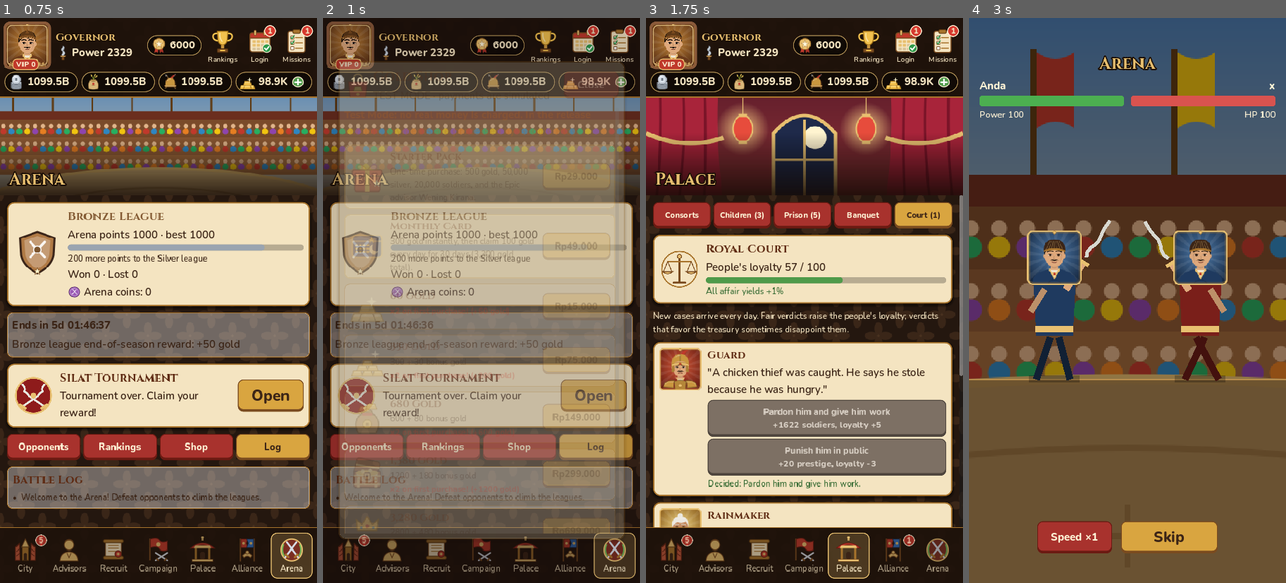
Above: before the commit, frames 1-4 (left to right).
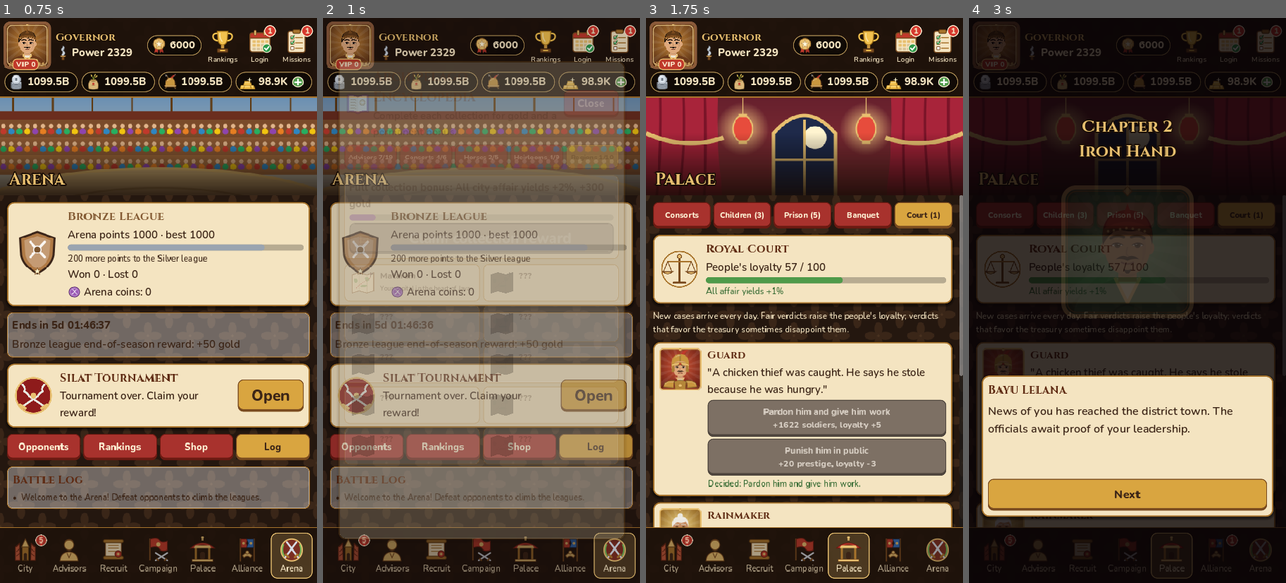
Above: after the commit, the same moments.

Repository: microaltech/tlg
Game: Godot game, scene res://tools/i18n_check.tscn
Two runs of this game, one before a commit and one after it. Both use one fixed random seed, a clock stepped at 60 frames per second and the inputs below. This scene is started directly instead of the project's main scene.
Inputs (mouse positions are in pixels of both pictures, inside the frame that each line leads up to):
- Up to frame 1 (0.75 s): click "Ready, let's go to war!" at 0.5 s
- Up to frame 2 (1 s): no input
- Up to frame 3 (1.75 s): click (867, 571) at 1.25 s, where only the run before the commit has a clickable "Restart"
- Up to frame 4 (3 s): click (997, 46) at 2.02 s; click (1190, 46) at 2.77 s

Frame 1 is identical in both runs. In frame 2, 15% of the frame differs, in the area x 6-94%, y 9-92%; in frame 3, less than 0.1%; in frame 4, 97%, in the area x 0-100%, y 0-100%.

Commit message:
Tambah Ensiklopedia Nusantara
Album koleksi penasihat, selir, kuda, pusaka, dan wilayah dengan cerita
singkat tiap entri. Melengkapi satu koleksi memberi emas dan bonus
permanen. Pusaka yang pernah dimiliki tetap tercatat walau dilebur.

Co-Authored-By: Claude Opus 5.5 <noreply@anthropic.com>
Claude-Session: https://claude.ai/code/session_015LtRdrVC8mEHi9d4fpU264

Diff:
--- /dev/null
+++ b/assets/icons/codex.svg
@@ -0,0 +1 @@
+<svg xmlns="http://www.w3.org/2000/svg" width="144" height="144" viewBox="0 0 96 96"><defs></defs><path d="M48 22 Q30 12 10 16 L10 78 Q30 74 48 84 Q66 74 86 78 L86 16 Q66 12 48 22 Z" fill="#6c3483" stroke="#3a1a4a" stroke-width="3" stroke-linejoin="round"/><path d="M48 26 Q32 18 16 21 L16 72 Q32 70 48 78 Z" fill="#f4e4c1"/><path d="M48 26 Q64 18 80 21 L80 72 Q64 70 48 78 Z" fill="#fff6e0"/><path d="M22 34 Q34 31 42 36" stroke="#a8742c" stroke-width="2" fill="none"/><path d="M22 44 Q34 41 42 46" stroke="#a8742c" stroke-width="2" fill="none"/><path d="M22 54 Q34 51 42 56" stroke="#a8742c" stroke-width="2" fill="none"/><path d="M22 64 Q34 61 42 66" stroke="#a8742c" stroke-width="2" fill="none"/><circle cx="64" cy="44" r="10" fill="#e8c070" stroke="#a8742c" stroke-width="2"/><path d="M64 36 L66 42 L72 44 L66 46 L64 52 L62 46 L56 44 L62 42 Z" fill="#fff6d8"/></svg>
--- a/scripts/core/game_data.gd
+++ b/scripts/core/game_data.gd
@@ -1233,6 +1233,26 @@
 }
 
 
+## Ensiklopedia Nusantara: kategori koleksi. Melengkapi satu kategori membuka hadiah
+## emas dan bonus permanen ("effect" seperti skill, ikut batas SKILL_CAP).
+const CODEX := [
+	{"id": "counselors", "name": "Penasihat", "icon": "tab_counselor", "effect": "yield_all", "value": 0.03, "gold": 300},
+	{"id": "beauties", "name": "Selir", "icon": "heart", "effect": "visit", "value": 0.05, "gold": 200},
+	{"id": "horses", "name": "Kuda", "icon": "stable", "effect": "combat", "value": 0.03, "gold": 200},
+	{"id": "equipment", "name": "Pusaka", "icon": "eq_weapon", "effect": "prestige", "value": 0.03, "gold": 300},
+	{"id": "regions", "name": "Wilayah", "icon": "map", "effect": "yield_all", "value": 0.02, "gold": 300},
+]
+## Cerita singkat selir untuk ensiklopedia.
+const BEAUTY_LORE := {
+	"melati": "Gadis desa berhati lembut yang pertama kali menyambut Tuan.",
+	"kenanga": "Putri saudagar kain, pandai menenun songket.",
+	"anggrek": "Penyanyi tembang dari pesisir utara yang suaranya merdu.",
+	"cempaka": "Putri bangsawan yang gemar membaca kitab sastra.",
+	"kemuning": "Peracik jamu istana yang menguasai ratusan resep.",
+	"kantil": "Penari topeng misterius dari tanah seberang.",
+}
+
+
 ## Festival musiman bertema hari besar Indonesia. Tanggal tetap memakai "start"/"end"
 ## [bulan, tanggal] tiap tahun (boleh melewati tahun baru); hari raya yang mengikuti
 ## kalender Hijriah memakai "dates" per tahun: [[bln, tgl mulai], [bln, tgl akhir]].
--- a/scripts/core/game_model.gd
+++ b/scripts/core/game_model.gd
@@ -131,6 +131,8 @@
 var court := {}
 ## Kisah pribadi penasihat: {id penasihat: jumlah bagian yang sudah dibaca (0..3)}.
 var tales := {}
+## Ensiklopedia: equip (id pusaka yang pernah dimiliki), claimed (kategori lengkap yang sudah diklaim).
+var codex := {}
 var rng := RandomNumberGenerator.new()
 
 
@@ -145,6 +147,7 @@
 	territory = {"owned": ["mataram"], "collect_t": now}
 	court = {"day": -1, "cases": [], "done": {}, "loyalty": 50}
 	tales = {}
+	codex = {"equip": [], "claimed": []}
 	buildings = {"levels": {"istana": 1, "pasar": 0, "lumbung": 0, "barak": 0}, "job": {}}
 	cosmetics = {"owned": ["frame_kayu", "costume_lord"], "frame": "frame_kayu", "costume": "costume_lord"}
 	equipment = []
@@ -349,6 +352,9 @@
 	for id in tales:
 		if skill2_active(id) and Data.TALES[id]["skill2"]["effect"] == effect:
 			total += float(Data.TALES[id]["skill2"]["value"])
+	for cat in Data.CODEX:
+		if cat["effect"] == effect and codex.get("claimed", []).has(cat["id"]):
+			total += float(cat["value"])
 	return minf(total, Data.SKILL_CAP)
 
 
@@ -3008,6 +3014,8 @@
 	if Data.equip_def(id).is_empty() or equipment.size() >= Data.EQUIP_CAPACITY:
 		return {}
 	_equip_uid += 1
+	if not codex["equip"].has(id):
+		codex["equip"].append(id)
 	var eq := {"uid": _equip_uid, "id": id, "level": 1, "owner": ""}
 	equipment.append(eq)
 	changed.emit()
@@ -3467,6 +3475,64 @@
 	if counselor_id == "":
 		return _ok("%s kembali ke kandang." % Data.HORSES[id]["name"])
 	return _ok("%s kini menunggangi %s." % [Data.counselor_def(counselor_id)["name"], Data.HORSES[id]["name"]])
+
+
+# --- Ensiklopedia -------------------------------------------------------------------
+
+## Semua entri suatu kategori: [{id, name, icon/portrait, found}].
+func codex_entries(cat: String) -> Array:
+	var out := []
+	match cat:
+		"counselors":
+			for c in Data.COUNSELORS:
+				out.append({"id": c["id"], "name": c["name"], "portrait": c["id"], "found": counselors.has(c["id"])})
+		"beauties":
+			for b in Data.BEAUTIES:
+				out.append({"id": b["id"], "name": b["name"], "portrait": b["id"], "found": beauties.has(b["id"])})
+		"horses":
+			for id in Data.HORSE_ORDER:
+				out.append({"id": id, "name": Data.HORSES[id]["name"], "icon": "horse_" + id, "found": horses.has(id)})
+		"equipment":
+			for id in Data.EQUIPMENT:
+				var e: Dictionary = Data.EQUIPMENT[id]
+				out.append({"id": id, "name": e["name"], "icon": Data.EQUIP_SLOTS[e["slot"]]["icon"],
+					"found": codex["equip"].has(id)})
+		"regions":
+			for r in Data.REGIONS:
+				out.append({"id": r["id"], "name": r["name"], "icon": "map", "found": region_owned(r["id"])})
+	return out
+
+
+func codex_progress(cat: String) -> Array:
+	var entries := codex_entries(cat)
+	return [entries.filter(func(e): return e["found"]).size(), entries.size()]
+
+
+func codex_can_claim(cat: String) -> bool:
+	var p := codex_progress(cat)
+	return p[0] >= p[1] and not codex["claimed"].has(cat)
+
+
+func codex_claimable_count() -> int:
+	return Data.CODEX.filter(func(c): return codex_can_claim(c["id"])).size()
+
+
+func claim_codex(cat: String) -> Dictionary:
+	var def := {}
+	for c in Data.CODEX:
+		if c["id"] == cat:
+			def = c
+	if def.is_empty():
+		return _fail("Kategori tidak dikenal.")
+	if codex["claimed"].has(cat):
+		return _fail("Hadiah koleksi ini sudah diambil.")
+	if not codex_can_claim(cat):
+		return _fail("Koleksi %s belum lengkap." % def["name"])
+	codex["claimed"].append(cat)
+	gold += int(def["gold"])
+	_track("codex")
+	changed.emit()
+	return _ok("Koleksi %s lengkap! +%d emas dan bonus permanen." % [def["name"], def["gold"]])
 
 
 # --- Kisah pribadi penasihat --------------------------------------------------------
@@ -4474,6 +4540,7 @@
 		"territory": territory,
 		"court": court,
 		"tales": tales,
+		"codex": codex,
 		"cosmetics": cosmetics,
 	}
 
@@ -4527,6 +4594,17 @@
 			r["equip"] = str(src_r["equip"])
 		expeditions.append({"dest": str(e["dest"]), "counselor": str(e["counselor"]),
 			"end_t": float(e.get("end_t", now)), "reward": r})
+	var src_codex: Dictionary = d.get("codex", {})
+	for id in src_codex.get("equip", []):
+		if Data.EQUIPMENT.has(str(id)) and not codex["equip"].has(str(id)):
+			codex["equip"].append(str(id))
+	for e in d.get("equipment", []):
+		# Save lama: pusaka yang masih dimiliki tercatat di ensiklopedia.
+		if e is Dictionary and Data.EQUIPMENT.has(str(e.get("id", ""))) and not codex["equip"].has(str(e["id"])):
+			codex["equip"].append(str(e["id"]))
+	for c in src_codex.get("claimed", []):
+		if Data.CODEX.any(func(x): return x["id"] == str(c)) and not codex["claimed"].has(str(c)):
+			codex["claimed"].append(str(c))
 	var src_tales: Dictionary = d.get("tales", {})
 	for id in src_tales:
 		if Data.TALES.has(str(id)):
--- a/scripts/ui/main.gd
+++ b/scripts/ui/main.gd
@@ -115,6 +115,9 @@
 var _silat_overlay: Control
 var _map_overlay: Control
 var _tale_overlay: Control
+var _codex_overlay: Control
+var _codex_box: VBoxContainer
+var _codex_tab := "counselors"
 var _tale_box: VBoxContainer
 var _tale_id := ""
 var _map_box: VBoxContainer
@@ -667,6 +670,8 @@
 		_fill_map()
 	if is_instance_valid(_tale_overlay):
 		_fill_tale()
+	if is_instance_valid(_codex_overlay):
+		_fill_codex()
 	_update_avatar()
 	if is_instance_valid(_pass_overlay):
 		_fill_pass()
@@ -1000,6 +1005,7 @@
 		l.add_theme_font_override("font", UI.font_bold)
 	_build_expedition_card(box)
 	_build_stable_card(box)
+	_build_codex_card(box)
 	_build_bonds(box)
 
 	for id in model.counselors:
@@ -4130,6 +4136,115 @@
 		b.size_flags_vertical = Control.SIZE_SHRINK_CENTER
 
 
+# --- Ensiklopedia ------------------------------------------------------------------
+
+func _build_codex_card(box: VBoxContainer) -> void:
+	var card := _card(box)
+	card.add_child(_tex(Art.icon("codex"), 84))
+	var col := _col(card)
+	_label(col, "Ensiklopedia Nusantara", "CardTitle")
+	var found := 0
+	var total := 0
+	for c in Data.CODEX:
+		var p: Array = model.codex_progress(c["id"])
+		found += p[0]
+		total += p[1]
+	_label(col, "Koleksi %d / %d" % [found, total], "CardLabel")
+	_bar(col, found, total, Color("8e44ad"))
+	var n: int = model.codex_claimable_count()
+	var b := _button(card, "Klaim (%d)" % n if n > 0 else "Buka", func():
+		_show_codex()
+		return null, true, "", "GoldButton" if n > 0 else "GreenButton")
+	b.size_flags_vertical = Control.SIZE_SHRINK_CENTER
+	b.custom_minimum_size.x = 150
+
+
+func _show_codex() -> void:
+	if is_instance_valid(_codex_overlay):
+		return
+	var p := _open_panel("Ensiklopedia Nusantara", "codex", _close_codex)
+	_codex_overlay = p["overlay"]
+	_codex_box = p["content"]
+	p["subtitle"].text = "Lengkapi tiap koleksi untuk hadiah emas dan bonus permanen."
+	_fill_codex()
+
+
+func _close_codex() -> void:
+	if is_instance_valid(_codex_overlay):
+		Audio.play("click")
+		_codex_overlay.queue_free()
+	_codex_overlay = null
+
+
+func _codex_lore(cat: String, id: String) -> String:
+	match cat:
+		"counselors":
+			return Data.TALES[id]["parts"][0]["text"] if Data.TALES.has(id) else ""
+		"beauties":
+			return Data.BEAUTY_LORE.get(id, "")
+		"horses":
+			return Data.HORSES[id]["desc"]
+		"equipment":
+			var e: Dictionary = Data.EQUIPMENT[id]
+			var parts := []
+			for k in e["attrs"]:
+				parts.append("%s +%d" % [Data.ATTR_NAMES[k], e["attrs"][k]])
+			return "%s · %s" % [Data.EQUIP_SLOTS[e["slot"]]["name"], ", ".join(parts)]
+		"regions":
+			return model.region_def(id)["desc"]
+	return ""
+
+
+func _fill_codex() -> void:
+	_clear(_codex_box)
+	var tabs := []
+	for c in Data.CODEX:
+		var p: Array = model.codex_progress(c["id"])
+		tabs.append([c["id"], "%s %d/%d" % [c["name"], p[0], p[1]]])
+	_segment_tabs(_codex_box, tabs, _codex_tab, func(key):
+		_codex_tab = key
+		_fill_codex.call_deferred(), 16)
+	var def: Dictionary = {}
+	for c in Data.CODEX:
+		if c["id"] == _codex_tab:
+			def = c
+	var head := _inner_box(_codex_box)
+	var p: Array = model.codex_progress(def["id"])
+	_label(head, "Bonus koleksi lengkap: %s, +%d emas" % [Data.SKILL_EFFECT_NAMES[def["effect"]] % roundi(
+		float(def["value"]) * 100), def["gold"]], "CardLabel").add_theme_font_override("font", UI.font_bold)
+	_bar(head, p[0], p[1], Color("8e44ad"))
+	if model.codex["claimed"].has(def["id"]):
+		_label(head, "Bonus aktif!", "SmallLabel").add_theme_color_override("font_color", UI.GREEN.darkened(0.3))
+	else:
+		var cid: String = def["id"]
+		_button(head, "Klaim hadiah koleksi", func(): return model.claim_codex(cid), model.codex_can_claim(cid),
+			"chest", "GoldButton", false, "reveal_ssr")
+	var grid := GridContainer.new()
+	grid.columns = 2
+	grid.add_theme_constant_override("h_separation", 8)
+	grid.add_theme_constant_override("v_separation", 8)
+	_codex_box.add_child(grid)
+	for e in model.codex_entries(def["id"]):
+		var cell := _inner_box(grid)
+		cell.get_parent().size_flags_horizontal = Control.SIZE_EXPAND_FILL
+		var row := HBoxContainer.new()
+		row.add_theme_constant_override("separation", 8)
+		cell.add_child(row)
+		var pic := _tex(Art.portrait(e["portrait"]) if e.has("portrait") else Art.icon(e["icon"]), 64)
+		if not e["found"]:
+			pic.self_modulate = Color(0.1, 0.07, 0.05)
+		row.add_child(pic)
+		var col := _col(row)
+		var n := _label(col, e["name"] if e["found"] else "???", "CardLabel")
+		n.add_theme_font_override("font", UI.font_bold)
+		n.add_theme_font_size_override("font_size", 20)
+		if e["found"]:
+			var lore := _label(col, _codex_lore(def["id"], e["id"]), "SmallLabel")
+			lore.add_theme_font_size_override("font_size", 15)
+			lore.add_theme_color_override("font_color", UI.INK)
+			lore.max_lines_visible = 4
+
+
 # --- Kisah penasihat ------------------------------------------------------------
 
 func _show_tale(id: String) -> void:
--- a/tests/run_tests.gd
+++ b/tests/run_tests.gd
@@ -27,7 +27,7 @@
 		"test_lb_rank", "test_lb_top", "test_lb_alliances_reward", "test_items_use", "test_items_sources",
 		"test_skills", "test_bonds", "test_prison", "test_exam_officials", "test_banquet",
 		"test_story", "test_away_report", "test_lord_name", "test_notification_plan", "test_soldiers_eat_grain", "test_pattern_translation", "test_do_all", "test_rateup", "test_equipment", "test_tower", "test_honor", "test_ads", "test_pass", "test_offers", "test_achievements", "test_save_code",
-		"test_formation", "test_battle_plan", "test_festival_calendar", "test_festival_flow", "test_cosmetics", "test_buildings", "test_expeditions", "test_horses", "test_story_choices", "test_duel_plan", "test_silat", "test_territory", "test_court", "test_tales",
+		"test_formation", "test_battle_plan", "test_festival_calendar", "test_festival_flow", "test_cosmetics", "test_buildings", "test_expeditions", "test_horses", "test_story_choices", "test_duel_plan", "test_silat", "test_territory", "test_court", "test_tales", "test_codex",
 	]:
 		call(t)
 	print("%d cek, %d gagal" % [_count, _failures])
@@ -2208,3 +2208,36 @@
 	bad["tales"] = {"arya": 99, "palsu": 2}
 	m2.from_dict(bad, 1000.0)
 	check(m2.tales == {"arya": Data.TALE_REQS.size()}, "data kisah rusak dijepit")
+
+
+func test_codex() -> void:
+	var m := fresh()
+	check(m.codex_progress("counselors") == [2, Data.COUNSELORS.size()], "2 penasihat awal tercatat")
+	check(m.codex_progress("regions")[0] == 1, "ibu kota tercatat")
+	check(not m.claim_codex("counselors")["ok"] and not m.claim_codex("palsu")["ok"], "koleksi belum lengkap")
+	var uid: int = m.add_equipment("keris_besi")["uid"]
+	m.salvage_equipment(uid)
+	check(m.codex["equip"].has("keris_besi") and m.codex_progress("equipment")[0] == 1, "pusaka tercatat walau dilebur")
+	m.stage = Data.HORSE_UNLOCK_STAGE
+	m.silver = 1 << 40
+	m.gold = 100000
+	for id in Data.HORSE_ORDER:
+		m.buy_horse(id)
+	check(m.codex_can_claim("horses") and m.codex_claimable_count() == 1, "koleksi kuda lengkap")
+	var combat := m.skill_bonus("combat")
+	var gold := m.gold
+	check(m.claim_codex("horses")["ok"] and m.gold == gold + 200, "klaim hadiah koleksi")
+	check(is_equal_approx(m.skill_bonus("combat"), minf(combat + 0.03, Data.SKILL_CAP)), "bonus permanen koleksi")
+	check(not m.claim_codex("horses")["ok"], "klaim sekali")
+	var m2 := Model.new()
+	m2.from_dict(JSON.parse_string(JSON.stringify(m.to_dict())), 1000.0)
+	check(var_to_str(m2.codex) == var_to_str(m.codex), "simpan/muat ensiklopedia")
+	var old := m.to_dict()
+	old.erase("codex")
+	old["equipment"] = [{"uid": 1, "id": "kitab_negara", "level": 1, "owner": ""}]
+	m2.from_dict(old, 1000.0)
+	check(m2.codex["equip"] == ["kitab_negara"], "save lama: pusaka dimiliki masuk ensiklopedia")
+	for c in Data.CODEX:
+		check(m.codex_entries(c["id"]).size() > 0 and Data.SKILL_EFFECT_NAMES.has(c["effect"]), "kategori %s valid" % c["id"])
+	for b in Data.BEAUTIES:
+		check(Data.BEAUTY_LORE.has(b["id"]), "cerita selir %s" % b["id"])
--- a/tools/i18n_check.gd
+++ b/tools/i18n_check.gd
@@ -188,6 +188,11 @@
 		"_show_story", "_show_settings", "_show_privacy", "_show_help", "_show_equipment", "_show_tower",
 		"_show_pass", "_show_achievements", "_show_offers", "_show_promotion", "_show_expeditions", "_show_stable",
 		"_show_profile", "_show_silat", "_show_map"]
+	for c in Data.CODEX:
+		main._codex_tab = c["id"]
+		main._show_codex()
+		await _snap("codex/" + c["id"])
+		await _close_modals()
 	main._show_tale("arya")
 	await _snap("tale")
 	await _close_modals()
--- a/tools/sim_economy.gd
+++ b/tools/sim_economy.gd
@@ -163,6 +163,9 @@
 				if r_i < riders.size():
 					m.assign_horse(id, riders[r_i])
 
+	for c in Data.CODEX:
+		if m.codex_can_claim(c["id"]):
+			m.claim_codex(c["id"])
 	# Kisah penasihat: baca semua bagian yang sudah terbuka.
 	for id in m.counselors:
 		while m.tale_can_read(id):
Not shown, added: assets/icons/codex.svg.import
Not shown, changed: translations/en.tsv
Not shown, changed: README.md
Not shown, changed: tools/gen_art.py
